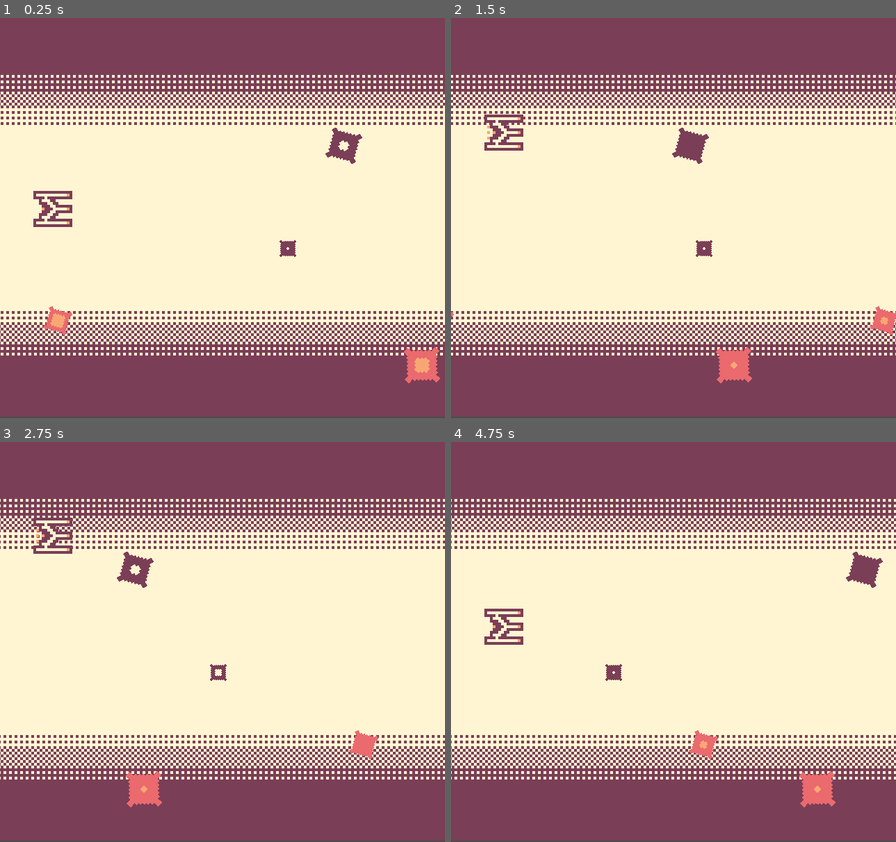
Above: before the commit, frames 1-4 (two rows, left to right).
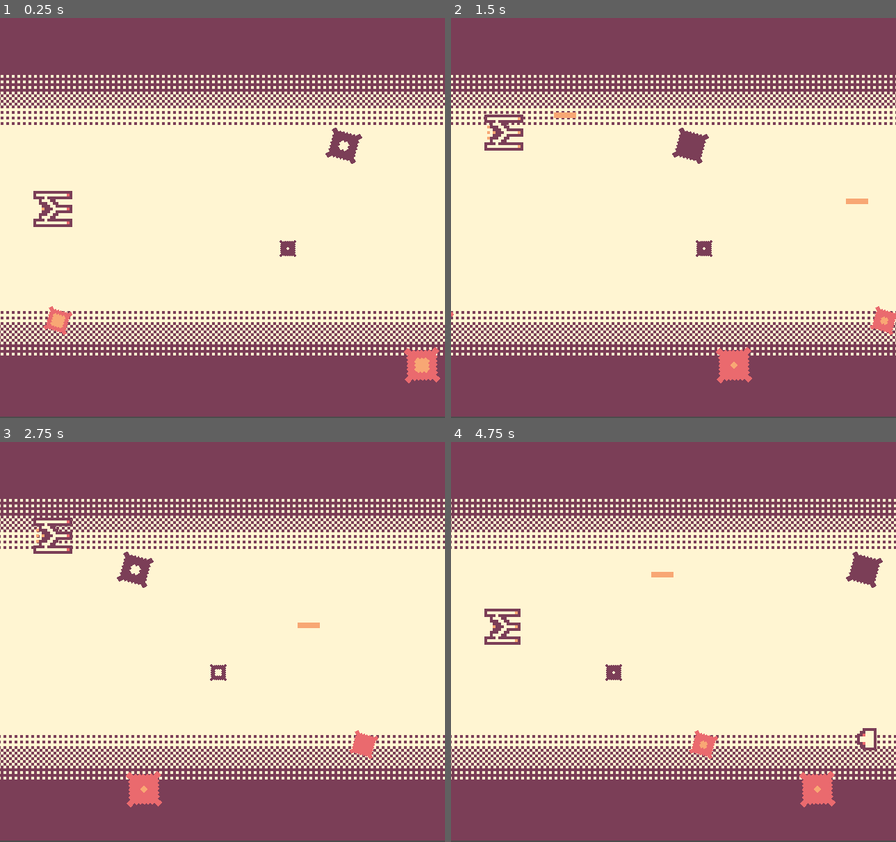
Above: after the commit, the same moments.

Repository: jdbuenol/ShootEmGB
Game: Godot game, scene res://testing_scene.tscn
The game is run twice, just before and just after one commit, with the same random seed, the same clock (stepped at 60 frames per second) and the same inputs.
Inputs:
- Up to frame 1 (0.25 s): no input
- Up to frame 2 (1.5 s): hold Up (ui_up) 0.53-1.28 s; tap X (basic_attack) at 0.6, 1.35 s; hold Down (ui_down) from 1.28 s (still down)
- Up to frame 3 (2.75 s): release Down (ui_down) at 2.03 s; hold Up (ui_up) from 2.03 s (still down); tap X (basic_attack) at 2.1 s
- Up to frame 4 (4.75 s): tap X (basic_attack) at 2.85, 3.6, 4.35 s; release Up (ui_up) at 3.53 s; hold Down (ui_down) from 3.53 s (still down)

The runs differ from the first frame. In frame 1, less than 0.1% of the frame differs, in the area x 15-16%, y 43-52%; in frame 2, 0.1%; in frame 3, less than 0.1%; in frame 4, 0.3%, in the area x 14-96%, y 32-78%.

Commit message:
A basic enemy

Diff:
--- /dev/null
+++ b/enemies/enemy_ship.gd
@@ -0,0 +1,22 @@
+extends KinematicBody2D
+
+# Called when the node enters the scene tree for the first time.
+func _ready():
+	$Sprite2.visible = false
+	$AnimationPlayer.play("enemy")
+
+#This executes every frame
+func _physics_process(_delta):
+	position.x += 1
+
+# basic enemy die from one hit
+func get_hurt():
+	$Sprite2.visible = true
+	$AnimationPlayer.queue_free()
+	$Sprite.queue_free()
+	$CollisionShape2D.queue_free()
+	$AnimationPlayer2.play("death")
+
+func _on_AnimationPlayer2_animation_finished(anim_name):
+	if anim_name == "death":
+		queue_free()
--- /dev/null
+++ b/enemies/enemy_ship.tscn
@@ -0,0 +1,63 @@
+[gd_scene load_steps=7 format=2]
+
+[ext_resource path="res://assets/enemies/enemy_ship.png" type="Texture" id=1]
+[ext_resource path="res://enemies/enemy_ship.gd" type="Script" id=2]
+[ext_resource path="res://assets/enemies/enemy_ship_death.png" type="Texture" id=3]
+
+[sub_resource type="Animation" id=1]
+resource_name = "enemy"
+loop = true
+tracks/0/type = "value"
+tracks/0/path = NodePath("Sprite:frame")
+tracks/0/interp = 1
+tracks/0/loop_wrap = true
+tracks/0/imported = false
+tracks/0/enabled = true
+tracks/0/keys = {
+"times": PoolRealArray( 0, 0.5 ),
+"transitions": PoolRealArray( 1, 1 ),
+"update": 1,
+"values": [ 0, 1 ]
+}
+
+[sub_resource type="RectangleShape2D" id=2]
+extents = Vector2( 3.55973, 4.19419 )
+
+[sub_resource type="Animation" id=3]
+resource_name = "death"
+length = 0.8
+tracks/0/type = "value"
+tracks/0/path = NodePath("Sprite2:frame")
+tracks/0/interp = 1
+tracks/0/loop_wrap = true
+tracks/0/imported = false
+tracks/0/enabled = true
+tracks/0/keys = {
+"times": PoolRealArray( 0, 0.2, 0.4, 0.6 ),
+"transitions": PoolRealArray( 1, 1, 1, 1 ),
+"update": 1,
+"values": [ 0, 1, 2, 3 ]
+}
+
+[node name="enemy_ship" type="KinematicBody2D"]
+script = ExtResource( 2 )
+
+[node name="Sprite2" type="Sprite" parent="."]
+texture = ExtResource( 3 )
+vframes = 4
+frame = 3
+
+[node name="Sprite" type="Sprite" parent="."]
+texture = ExtResource( 1 )
+hframes = 2
+
+[node name="AnimationPlayer" type="AnimationPlayer" parent="."]
+anims/enemy = SubResource( 1 )
+
+[node name="CollisionShape2D" type="CollisionShape2D" parent="."]
+position = Vector2( -0.491077, -0.0701542 )
+shape = SubResource( 2 )
+
+[node name="AnimationPlayer2" type="AnimationPlayer" parent="."]
+anims/death = SubResource( 3 )
+[connection signal="animation_finished" from="AnimationPlayer2" to="." method="_on_AnimationPlayer2_animation_finished"]
--- /dev/null
+++ b/ship/bullet.gd
@@ -0,0 +1,15 @@
+extends Area2D
+
+#this executes every frame
+func _physics_process(_delta):
+	position.x += 4
+
+#Delete scene if outside the screen
+func _on_VisibilityNotifier2D_screen_exited():
+	queue_free()
+
+
+func _on_bullet_body_entered(body):
+	if "enemy" in body.name:
+		body.get_hurt()
+		queue_free()
--- /dev/null
+++ b/ship/bullet.tscn
@@ -0,0 +1,24 @@
+[gd_scene load_steps=4 format=2]
+
+[ext_resource path="res://assets/bullets/ship_bullet_1.png" type="Texture" id=1]
+[ext_resource path="res://ship/bullet.gd" type="Script" id=2]
+
+[sub_resource type="RectangleShape2D" id=1]
+extents = Vector2( 2.08188, 0.610636 )
+
+[node name="bullet" type="Area2D"]
+scale = Vector2( 2, 2 )
+script = ExtResource( 2 )
+
+[node name="Sprite" type="Sprite" parent="."]
+position = Vector2( 0, 0.5 )
+texture = ExtResource( 1 )
+
+[node name="CollisionShape2D" type="CollisionShape2D" parent="."]
+shape = SubResource( 1 )
+
+[node name="VisibilityNotifier2D" type="VisibilityNotifier2D" parent="."]
+position = Vector2( 0.0393729, 0.039372 )
+scale = Vector2( 0.200738, 0.0550592 )
+[connection signal="body_entered" from="." to="." method="_on_bullet_body_entered"]
+[connection signal="screen_exited" from="VisibilityNotifier2D" to="." method="_on_VisibilityNotifier2D_screen_exited"]
--- a/ship/ship.gd
+++ b/ship/ship.gd
@@ -2,10 +2,15 @@
 
 const SPEED : int = 50
 
+const BULLET : PackedScene = preload("res://ship/bullet.tscn")
+const ENEMY_SHIP : PackedScene = preload("res://enemies/enemy_ship.tscn")
+
 var velocity : Vector2 = Vector2()
+var attack : bool = false
 
 # Called when the node enters the scene tree for the first time.
 func _ready():
+	randomize()
 	$AnimationPlayer.play("default")
 
 # This executes every frame
@@ -21,14 +26,45 @@
 		velocity.y = -SPEED
 	elif Input.is_action_pressed("ui_down"):
 		velocity.y = SPEED
+
+	if Input.is_action_just_pressed("basic_attack"):
+		if !attack:
+			basic_attack()
 	velocity.x = SPEED * 2
 # warning-ignore:return_value_discarded
 	move_and_slide(velocity)
+	if get_slide_count() > 0:
+		for x in get_slide_count():
+			if "enemy" in get_slide_collision(x).collider.name:
+				queue_free()
+
 	if position.y < 7:
 		position.y = 7
 	if position.y > 137:
 		position.y = 137
 
+#Basic attack
+func basic_attack():
+	$AnimationPlayer2.play("attack")
+	attack = true
+	$AttackTimer.start()
+	var bullet : Area2D = BULLET.instance()
+	get_parent().add_child(bullet)
+	bullet.global_position = $bullet.global_position
+
 #Power off the GameBoy
 func _on_PowerOffTimer_timeout():
 	get_tree().quit()
+
+#Can attack again
+func _on_AttackTimer_timeout():
+	attack = false
+
+#Spawn enemies every 5 seconds
+func _on_spawnEnemy_timeout():
+	var enemy_ship : KinematicBody2D = ENEMY_SHIP.instance()
+	get_parent().add_child(enemy_ship)
+	enemy_ship.global_position = global_position
+	enemy_ship.global_position.x += 200
+	enemy_ship.global_position.y = int(rand_range(20, 124))
+	$spawnEnemy.start()
--- a/ship/ship.tscn
+++ b/ship/ship.tscn
@@ -27,7 +27,6 @@
 [sub_resource type="Animation" id=3]
 resource_name = "attack"
 length = 0.6
-loop = true
 tracks/0/type = "value"
 tracks/0/path = NodePath("main_ship:frame")
 tracks/0/interp = 1
@@ -43,14 +42,12 @@
 
 [node name="ship" type="KinematicBody2D"]
 script = ExtResource( 3 )
-__meta__ = {
-"_edit_group_": true
-}
 
 [node name="main_ship" type="Sprite" parent="."]
 position = Vector2( -1.52588e-05, 0 )
 texture = ExtResource( 1 )
 vframes = 3
+frame = 2
 
 [node name="fuel" type="Sprite" parent="."]
 texture = ExtResource( 2 )
@@ -74,4 +71,18 @@
 current = true
 limit_top = 0
 limit_bottom = 0
+
+[node name="bullet" type="Position2D" parent="."]
+position = Vector2( 6.384, 0 )
+
+[node name="AttackTimer" type="Timer" parent="."]
+wait_time = 0.61
+one_shot = true
+
+[node name="spawnEnemy" type="Timer" parent="."]
+wait_time = 3.0
+one_shot = true
+autostart = true
 [connection signal="timeout" from="PowerOffTimer" to="." method="_on_PowerOffTimer_timeout"]
+[connection signal="timeout" from="AttackTimer" to="." method="_on_AttackTimer_timeout"]
+[connection signal="timeout" from="spawnEnemy" to="." method="_on_spawnEnemy_timeout"]
--- a/testing_scene.tscn
+++ b/testing_scene.tscn
@@ -40,8 +40,7 @@
 "values": [ 3, 4, 3, 2, 1, 0, 1, 2 ]
 }
 
-[sub_resource type="Animation" id=2]
-resource_name = "starblink"
+[sub_resource type="Animation" id=3]
 length = 1.6
 loop = true
 tracks/0/type = "value"
@@ -131,7 +130,7 @@
 frame = 1
 
 [node name="AnimationPlayer2" type="AnimationPlayer" parent="ParallaxBackground/ParallaxLayer4"]
-anims/starblink = SubResource( 2 )
+anims/starblink = SubResource( 3 )
 
 [node name="ParallaxLayer5" type="ParallaxLayer" parent="ParallaxBackground"]
 motion_scale = Vector2( 0.4, 1 )
Binary file added: assets/enemies/enemy_ship_death.png
Not shown, added: assets/enemies/enemy_ship_death.png.import
Not shown: 2 places in testing_scene.tscn that only renumber resources
